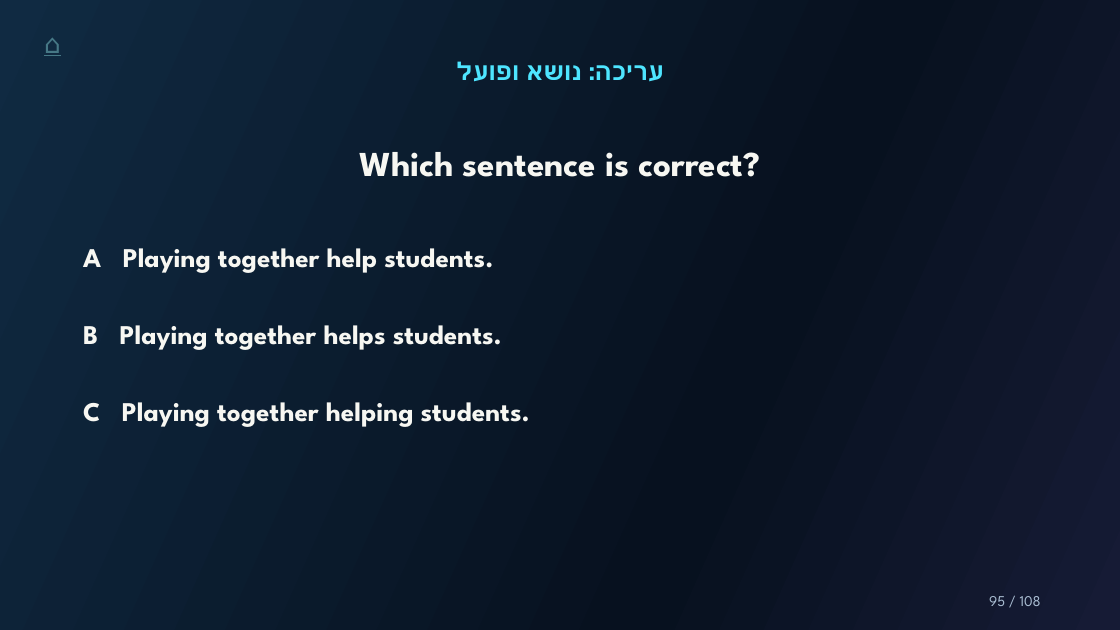
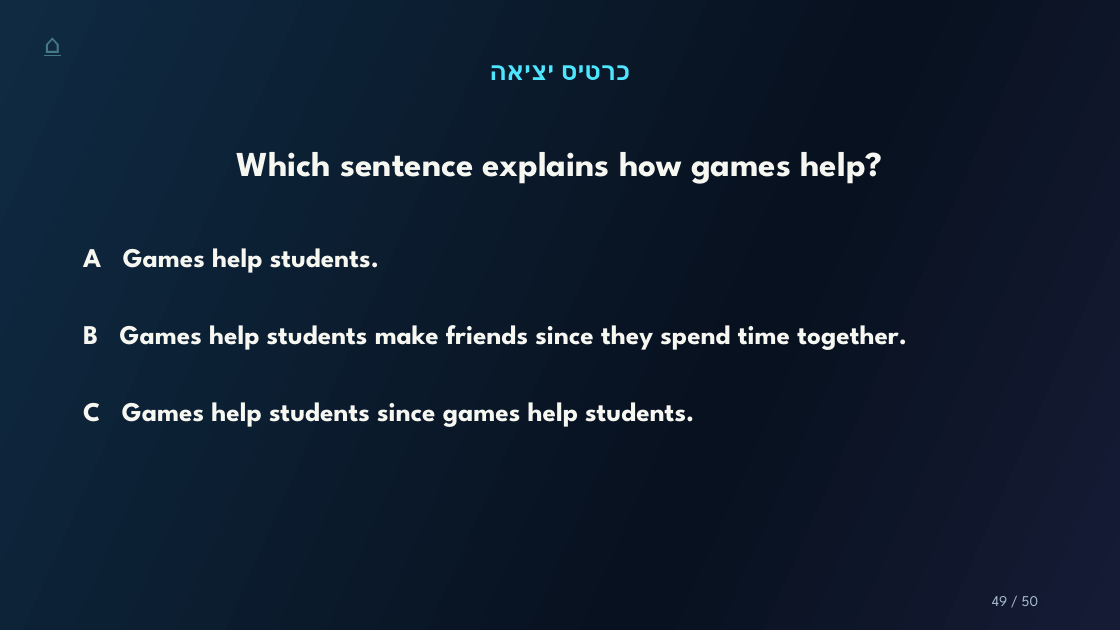
Before and after one commit to Simonh68/teachers, a slide deck: slide 49 of grade11/grammar-in-an-essay/files/grammar-in-an-essay.pptx (slide 95 before the commit). Drawn at 1120x630 pixels with LibreOffice and Linux fonts; fonts in the diff are those of the drawing. Boxes give left, top, right and bottom in pixels: in the first picture for what was removed or moved away, otherwise in the second. Text is boxed around its words. In the diff, an @@ line names an element or a change of style, - is before the commit and + after.

```diff
--- a/grade11/grammar-in-an-essay/files/grammar-in-an-essay.pptx
+++ b/grade11/grammar-in-an-essay/files/grammar-in-an-essay.pptx
@@ text at (561, 65, 630, 80): text changed @@
-עריכה: נושא ופועל
+כרטיס יציאה
@@ text at (237, 152, 883, 184): text changed @@
-Which sentence is correct?
+Which sentence explains how games help?
@@ text at (83, 248, 379, 273): text changed @@
-A Playing together help students.
+A Games help students.
@@ text at (83, 325, 907, 350): text changed @@
-B Playing together helps students.
+B Games help students make friends since they spend time together.
@@ text at (83, 402, 694, 427): text changed @@
-C Playing together helping students.
+C Games help students since games help students.
@@ text at (992, 596, 1038, 606): text changed @@
-95 / 108
+49 / 50
```
Also in this commit, not shown: 17 other slides changed, 32 slides added, 90 slides removed, 6 other files.
